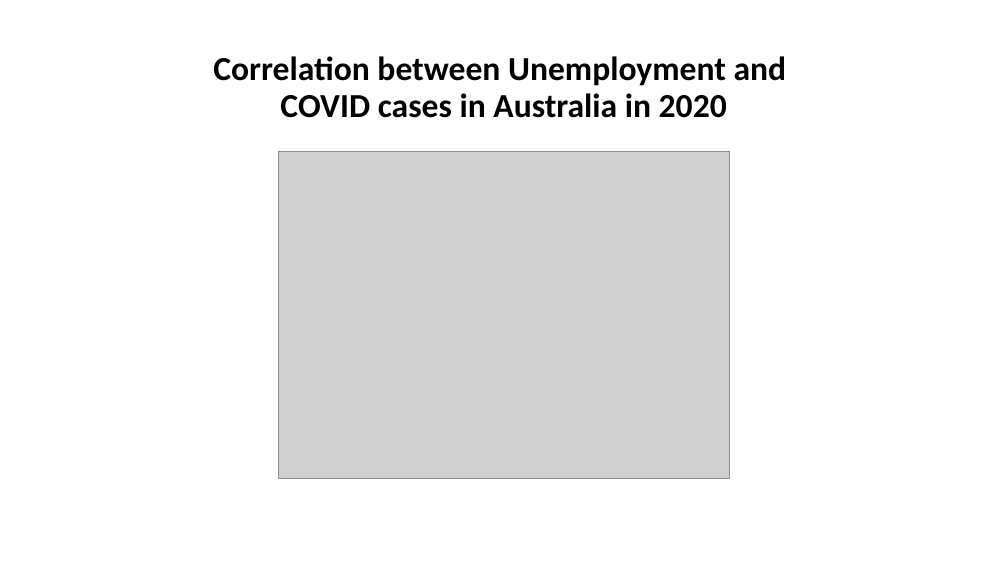
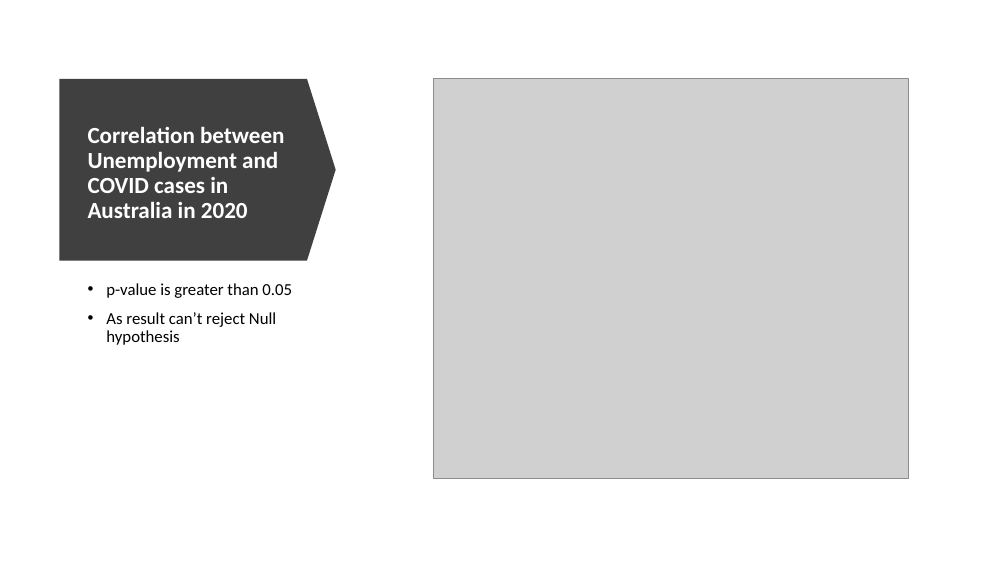
Before and after one commit to xsbaggages/Project_1, a slide deck: slide 18 of Project1.pptx. Drawn at 1008x567 pixels with LibreOffice and Linux fonts; fonts in the diff are those of the drawing; grey boxes stand for pictures. Boxes give left, top, right and bottom in pixels: in the first picture for what was removed or moved away, otherwise in the second. Text is boxed around its words. In the diff, an @@ line names an element or a change of style, - is before the commit and + after.

```diff
--- a/Project1.pptx
+++ b/Project1.pptx
@@ down arrow added at (59,79,336,261), fill #404040 @@
@@ picture added at (433,79,908,478) @@
@@ title "Correlation between Unemployment and COVID ...": place and size @@
-title "Correlation between Unemployment and COVID ..." at (213,56,787,118)
+title "Correlation between Unemployment and COVID ..." at (88,127,284,218)
@@ title "Correlation between Unemployment and COVID ..." at (88,127,284,218): size 32 to 22 pt, text colour #000000 to #FFFFFF; alignment centre to left @@
@@ picture removed at (278,151,730,479) @@
@@ text added at (106,283,292,345), 16 pt, text #000000 @@
+• p-value is greater than 0.05
+• As result can’t reject Null hypothesis
```
Also in this commit, not shown: 1 other slide changed.
